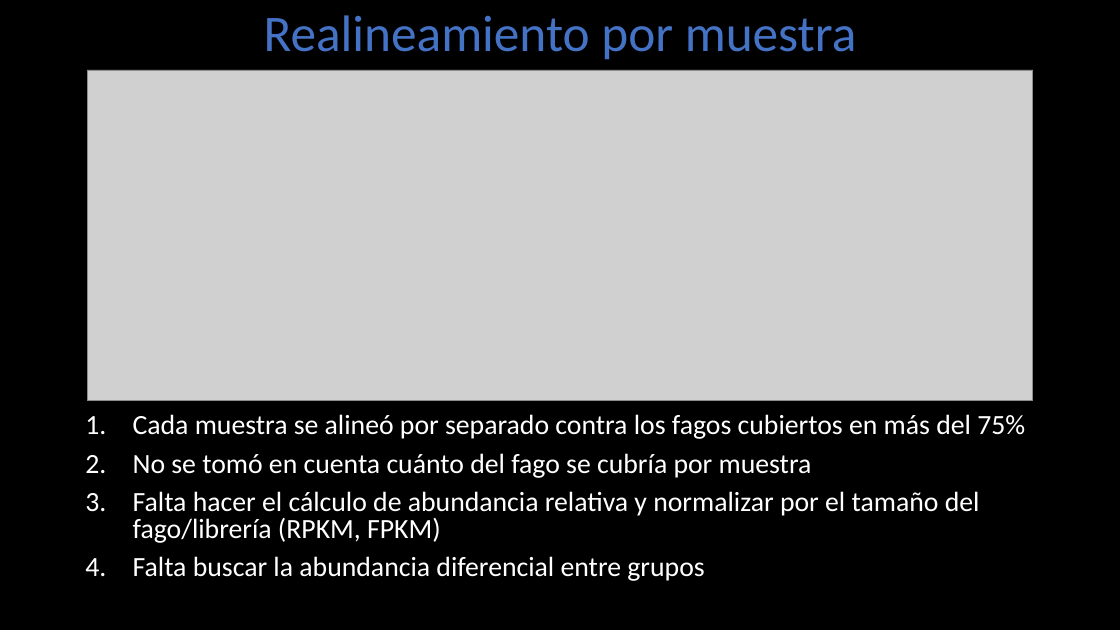
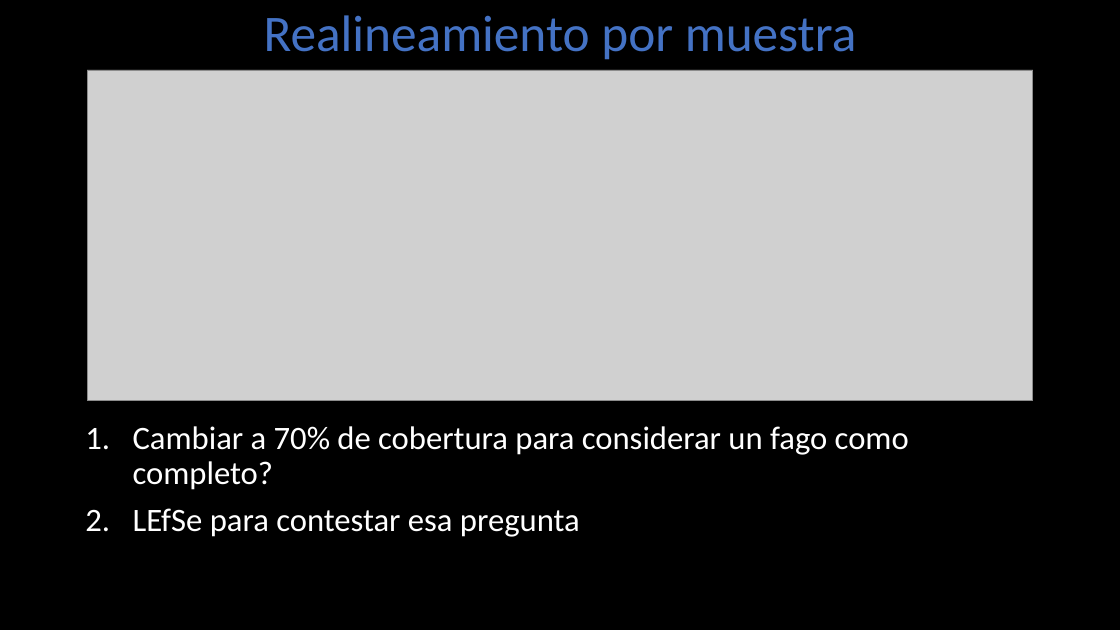
Before and after one commit to LuiguiGallardo/amps_phages, a slide deck: slide 5 of 04_presentations/phages_amps_13062022.pptx. Drawn at 1120x630 pixels with LibreOffice and Linux fonts; fonts in the diff are those of the drawing; grey boxes stand for pictures. Boxes give left, top, right and bottom in pixels: in the first picture for what was removed or moved away, otherwise in the second. Text is boxed around its words. In the diff, an @@ line names an element or a change of style, - is before the commit and + after.

```diff
--- a/04_presentations/phages_amps_13062022.pptx
+++ b/04_presentations/phages_amps_13062022.pptx
@@ text at (133, 426, 909, 537): text changed; size 23.8 to 28 pt @@
-1. Cada muestra se alineó por separado contra los fagos cubiertos en más del 75%
-2. No se tomó en cuenta cuánto del fago se cubría por muestra
-3. Falta hacer el cálculo de abundancia relativa y normalizar por el tamaño del fago/librería (RPKM, FPKM)
-4. Falta buscar la abundancia diferencial entre grupos
+1. Cambiar a 70% de cobertura para considerar un fago como completo?
+2. LEfSe para contestar esa pregunta
```
Also in this commit, not shown: 2 other slides changed, 2 slides added, 40 other files.
